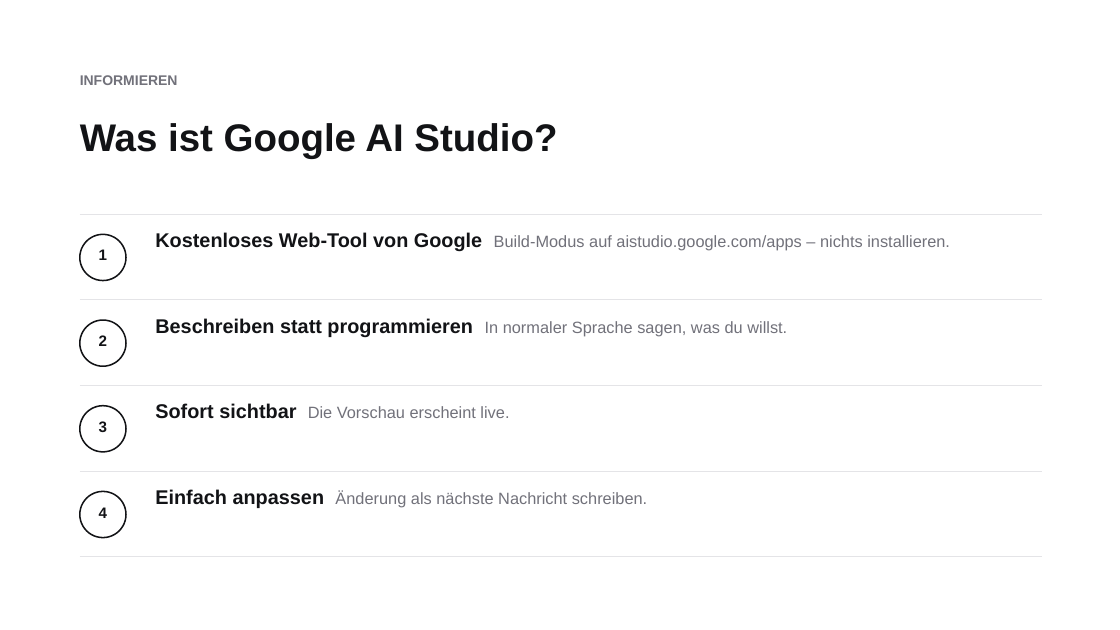
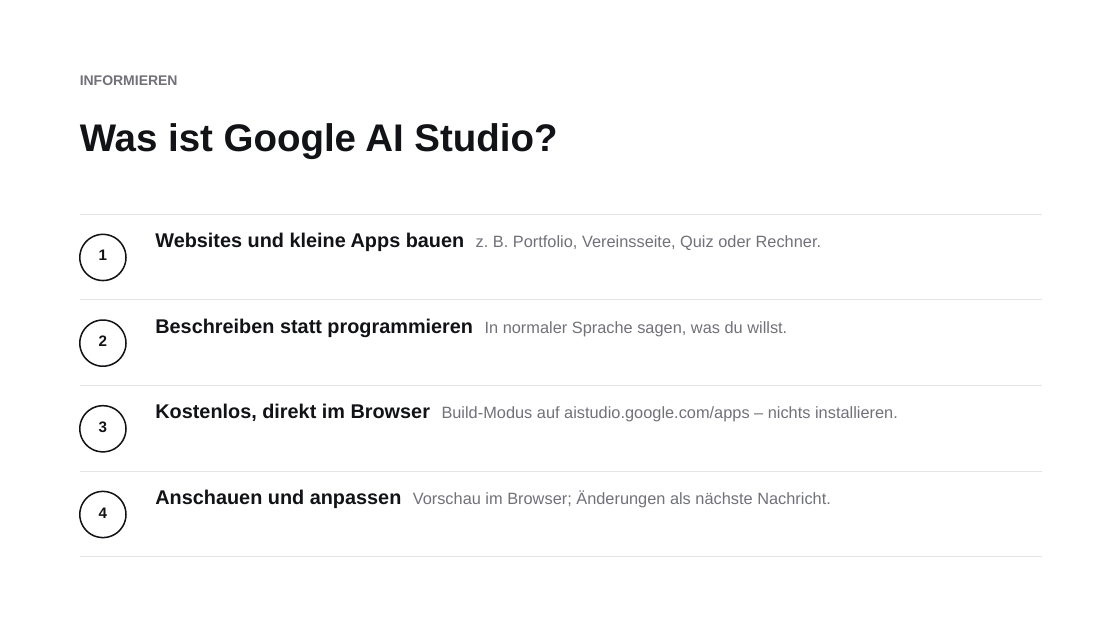
Before and after one commit to criseone/meine-website-ai-studio, a slide deck: slide 5 of unterlagen/slides.pptx. Drawn at 1120x630 pixels with LibreOffice and Linux fonts; fonts in the diff are those of the drawing. Boxes give left, top, right and bottom in pixels: in the first picture for what was removed or moved away, otherwise in the second. Text is boxed around its words. In the diff, an @@ line names an element or a change of style, - is before the commit and + after.

```diff
--- a/unterlagen/slides.pptx
+++ b/unterlagen/slides.pptx
@@ text at bbox=[155, 232, 821, 251]: text changed @@
-Kostenloses Web-Tool von Google Build-Modus auf aistudio.google.com/apps – nichts installieren.
+Websites und kleine Apps bauen z. B. Portfolio, Vereinsseite, Quiz oder Rechner.
@@ text at bbox=[155, 403, 898, 422]: text changed @@
-Sofort sichtbar Die Vorschau erscheint live.
+Kostenlos, direkt im Browser Build-Modus auf aistudio.google.com/apps – nichts installieren.
@@ text at bbox=[155, 489, 831, 508]: text changed @@
-Einfach anpassen Änderung als nächste Nachricht schreiben.
+Anschauen und anpassen Vorschau im Browser; Änderungen als nächste Nachricht.
```
Also in this commit, not shown: 7 other slides changed, 8 other files.
